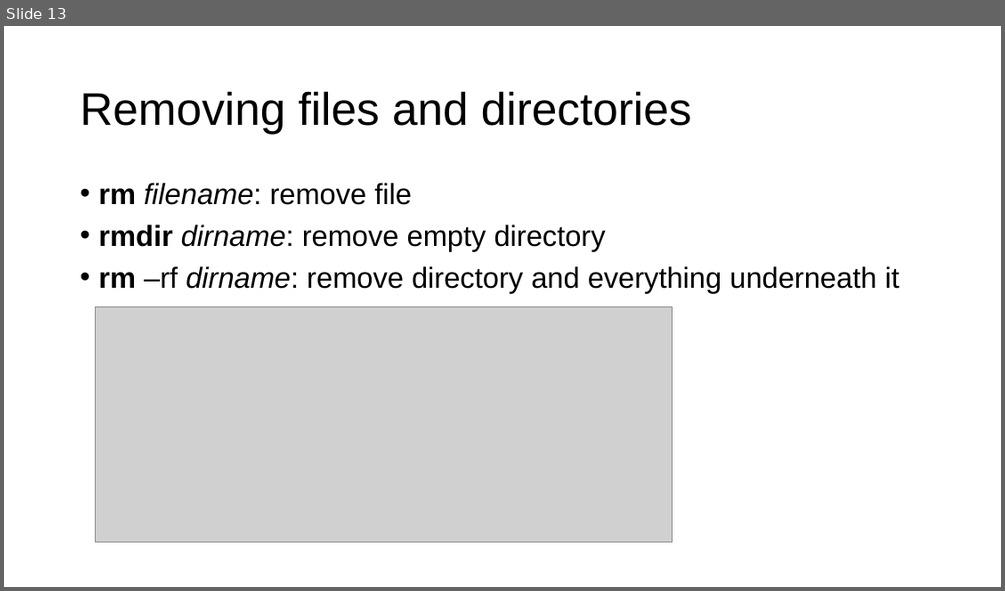
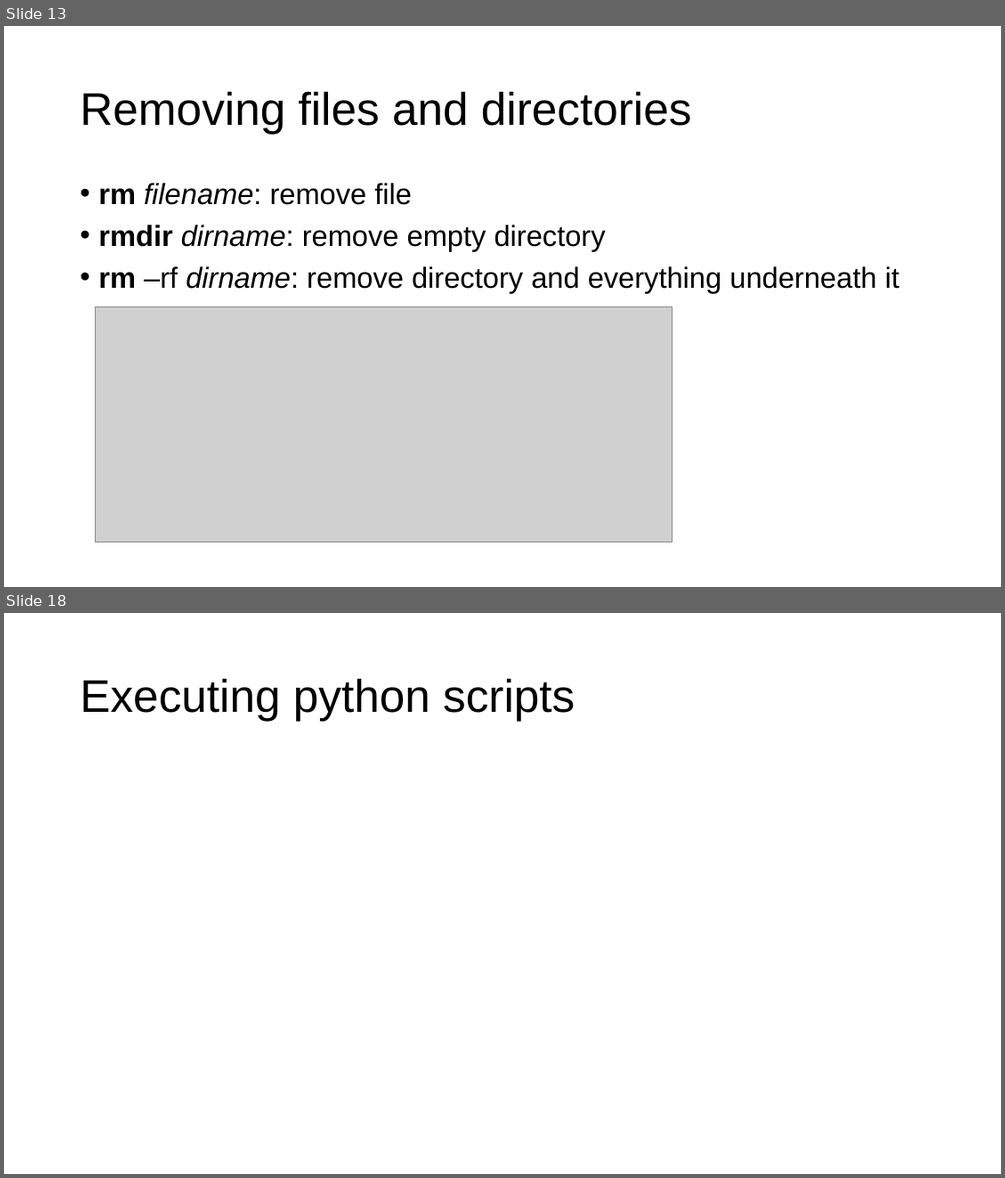
Before and after one commit to parrt/msds501, a slide deck: slides/terminal.pptx. Shown one above the other, each under a label of ours: slide 13 before the commit, slides 13 and 18 after it; the slides between them are not shown. The pictures are 1005x591 and 1005x1178 pixels, drawn with LibreOffice and Linux fonts; fonts in the diff are those of the drawing; grey boxes stand for pictures; background and template pictures are left out. Boxes give left, top, right and bottom in pixels: in the first picture for what was removed or moved away, otherwise in the second. Text is boxed around its words. In the diff, an @@ line names an element or a change of style, - is before the commit and + after.

```diff
--- a/slides/terminal.pptx
+++ b/slides/terminal.pptx
@@ slide 18 added at (4, 613, 1001, 1174), background #FFFFFF @@
@@ title added at (80, 678, 574, 721), 44 pt, text #000000 @@
+Executing python scripts
```
Also in this commit, not shown: 5 other slides added, 1 other file.
